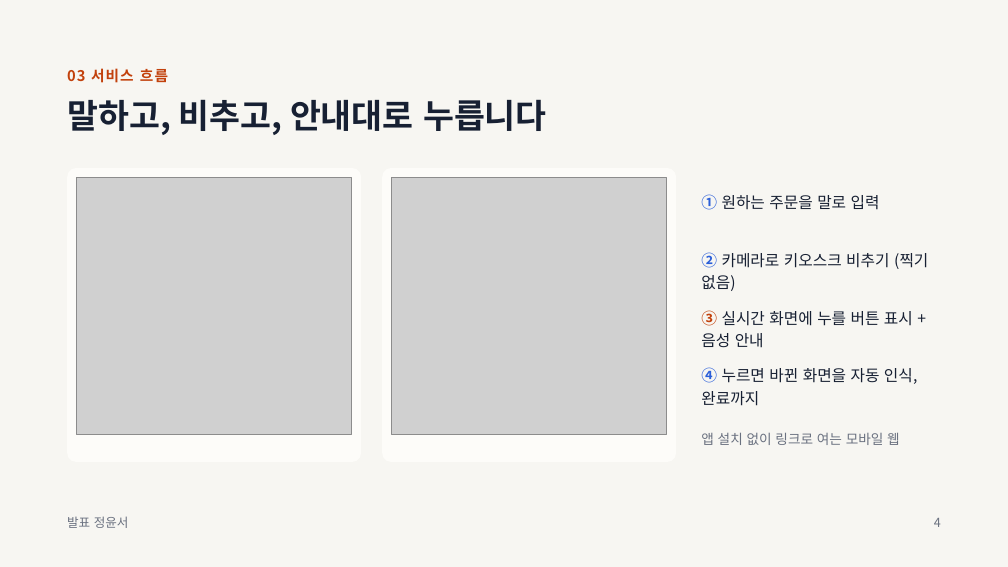
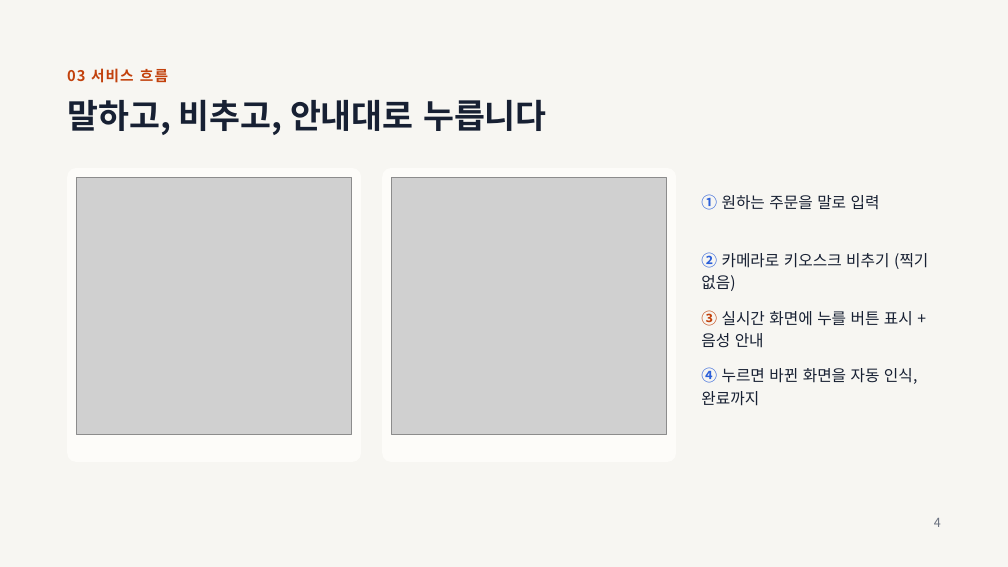
Before and after one commit to TeamProjectAIServiceDevelop/team-project, a slide deck: slide 4 of 자료/발표자료-KIOSSON.pptx. Drawn at 1008x567 pixels with LibreOffice and Linux fonts; fonts in the diff are those of the drawing; grey boxes stand for pictures. Boxes give left, top, right and bottom in pixels: in the first picture for what was removed or moved away, otherwise in the second. Text is boxed around its words. In the diff, an @@ line names an element or a change of style, - is before the commit and + after.

```diff
--- a/자료/발표자료-KIOSSON.pptx
+++ b/자료/발표자료-KIOSSON.pptx
@@ text removed at (701, 432, 900, 445) @@
-앱 설치 없이 링크로 여는 모바일 웹
@@ text removed at (67, 516, 129, 528) @@
-발표 정윤서
```
Also in this commit, not shown: 7 other slides changed.
